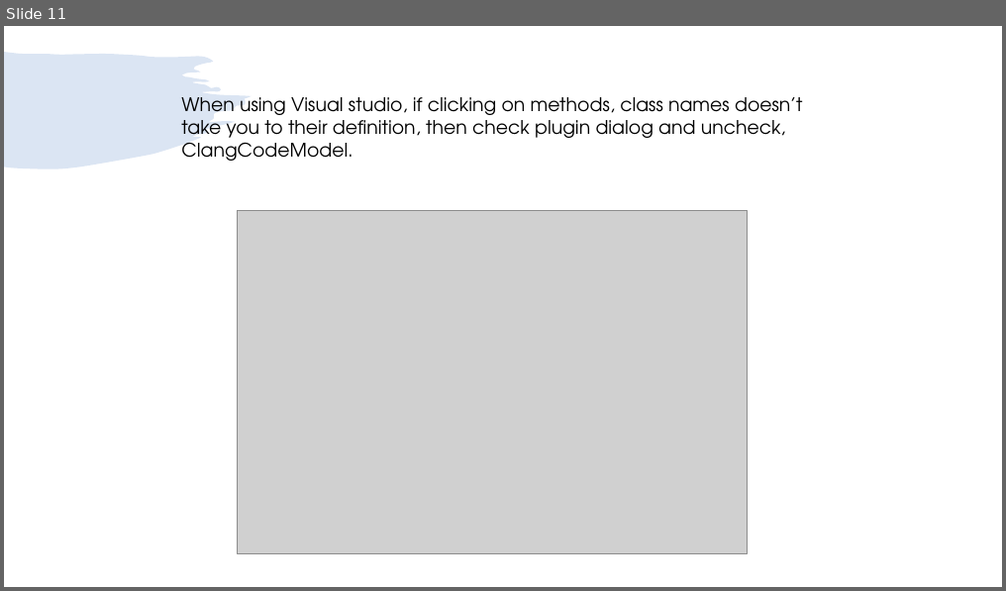
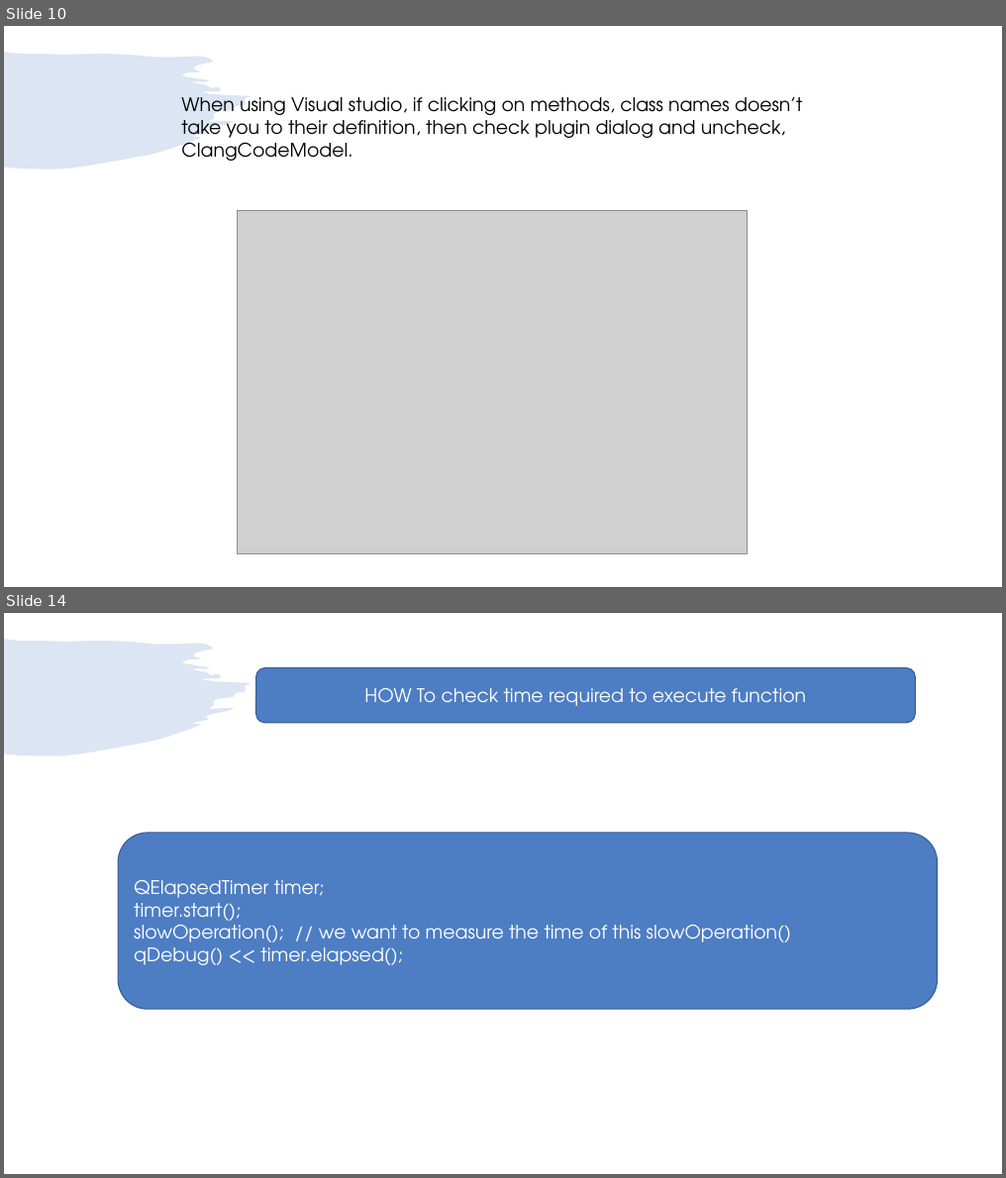
Before and after one commit to girishlande/QtProjects, a slide deck: learnings.pptx. Shown one above the other, each under a label of ours: slide 11 before the commit, slides 10 and 14 after it; the slides between them are not shown. The pictures are 1006x591 and 1006x1178 pixels, drawn with LibreOffice and Linux fonts; fonts in the diff are those of the drawing; grey boxes stand for pictures. Boxes give left, top, right and bottom in pixels: in the first picture for what was removed or moved away, otherwise in the second. Text is boxed around its words. In the diff, an @@ line names an element or a change of style, - is before the commit and + after.

```diff
--- a/learnings.pptx
+++ b/learnings.pptx
@@ slide 14 added at [4,613,1002,1174], background #FFFFFF; not listed: 1 template element that a slide beside it also shows @@
@@ rounded rectangle added at [256,667,916,722], fill #4D7DC3, outline #395C90 1 pt, 18 pt, text #FFFFFF @@
+HOW To check time required to execute function
@@ rounded rectangle added at [118,833,937,1010], fill #4D7DC3, outline #395C90 1 pt, 18 pt, text #FFFFFF @@
+QElapsedTimer timer;
+timer.start();
+slowOperation(); // we want to measure the time of this slowOperation()
+qDebug() << timer.elapsed();
@@ what was slide 11 is now slide 10 @@
```
Also in this commit, not shown: 4 slides changed, 2 other slides added, 4 slides removed.
